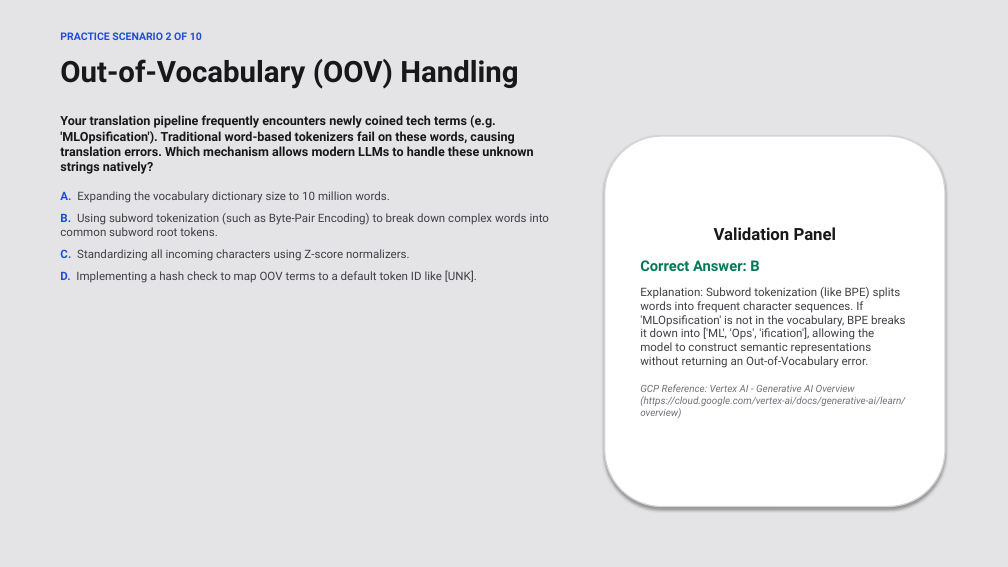
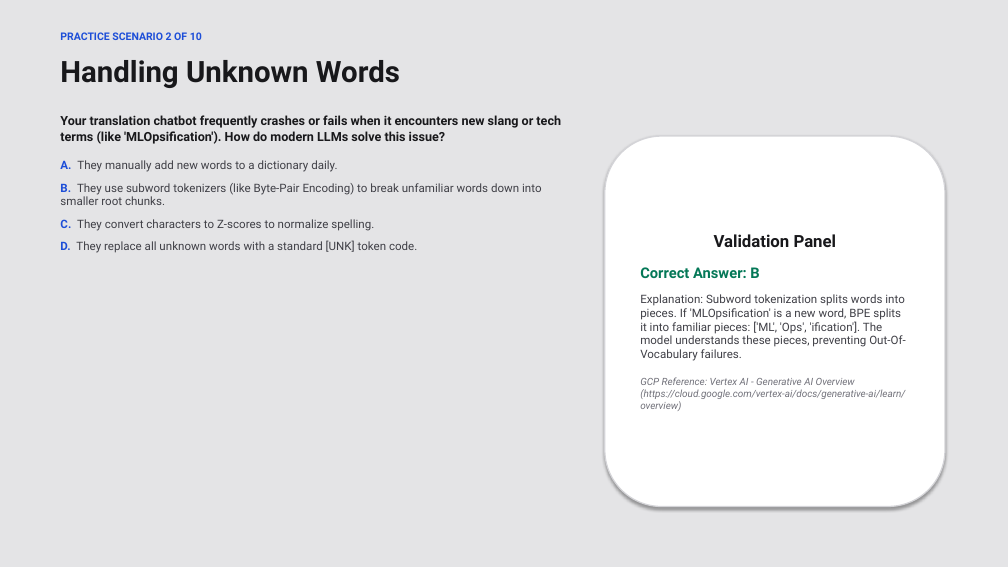
Before and after one commit to Bethana86/gcp-ml-training-hub, a slide deck: slide 14 of llm-presentation/Introduction_to_LLM.pptx. Drawn at 1008x567 pixels with LibreOffice and Linux fonts; fonts in the diff are those of the drawing. Boxes give left, top, right and bottom in pixels: in the first picture for what was removed or moved away, otherwise in the second. Text is boxed around its words. In the diff, an @@ line names an element or a change of style, - is before the commit and + after.

```diff
--- a/llm-presentation/Introduction_to_LLM.pptx
+++ b/llm-presentation/Introduction_to_LLM.pptx
@@ text at [60, 60, 400, 88]: text changed @@
-Out-of-Vocabulary (OOV) Handling
+Handling Unknown Words
@@ text at [60, 115, 561, 253]: text changed @@
-Your translation pipeline frequently encounters newly coined tech terms (e.g. 'MLOpsification'). Traditional word-based tokenizers fail on these words, causing translation errors. Which mechanism allows modern LLMs to handle these unknown strings natively?
-A. Expanding the vocabulary dictionary size to 10 million words.
-B. Using subword tokenization (such as Byte-Pair Encoding) to break down complex words into common subword root tokens.
-C. Standardizing all incoming characters using Z-score normalizers.
-D. Implementing a hash check to map OOV terms to a default token ID like [UNK].
+Your translation chatbot frequently crashes or fails when it encounters new slang or tech terms (like 'MLOpsification'). How do modern LLMs solve this issue?
+A. They manually add new words to a dictionary daily.
+B. They use subword tokenizers (like Byte-Pair Encoding) to break unfamiliar words down into smaller root chunks.
+C. They convert characters to Z-scores to normalize spelling.
+D. They replace all unknown words with a standard [UNK] token code.
@@ text in rounded rectangle at [640, 294, 906, 361]: text changed @@
-Explanation: Subword tokenization (like BPE) splits words into frequent character sequences. If 'MLOpsification' is not in the vocabulary, BPE breaks it down into ['ML', 'Ops', 'ification'], allowing the model to construct semantic representations without returning an Out-of-Vocabulary error.
+Explanation: Subword tokenization splits words into pieces. If 'MLOpsification' is a new word, BPE splits it into familiar pieces: ['ML', 'Ops', 'ification']. The model understands these pieces, preventing Out-Of-Vocabulary failures.
```
Also in this commit, not shown: 21 other slides changed, 2 other files.
